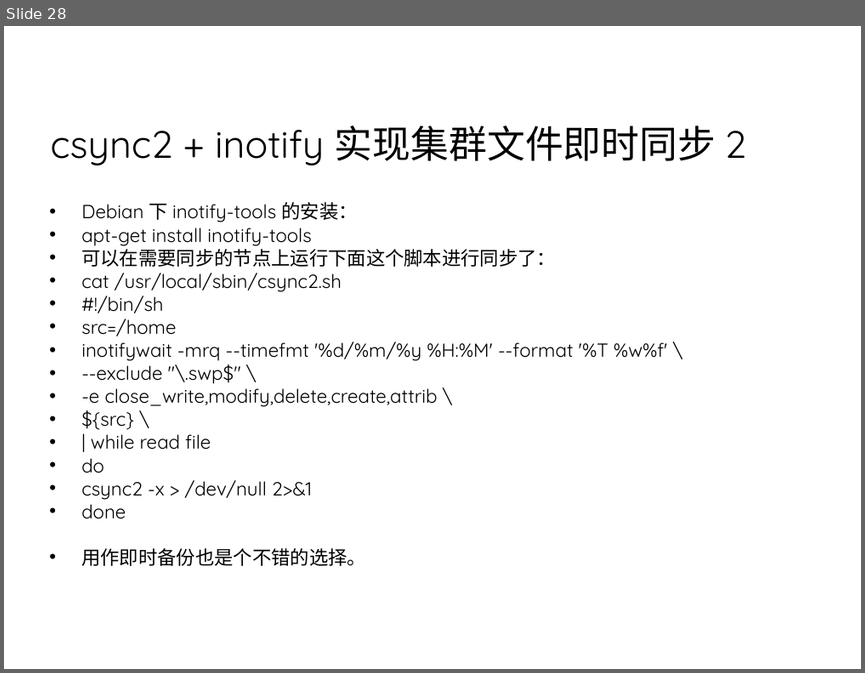
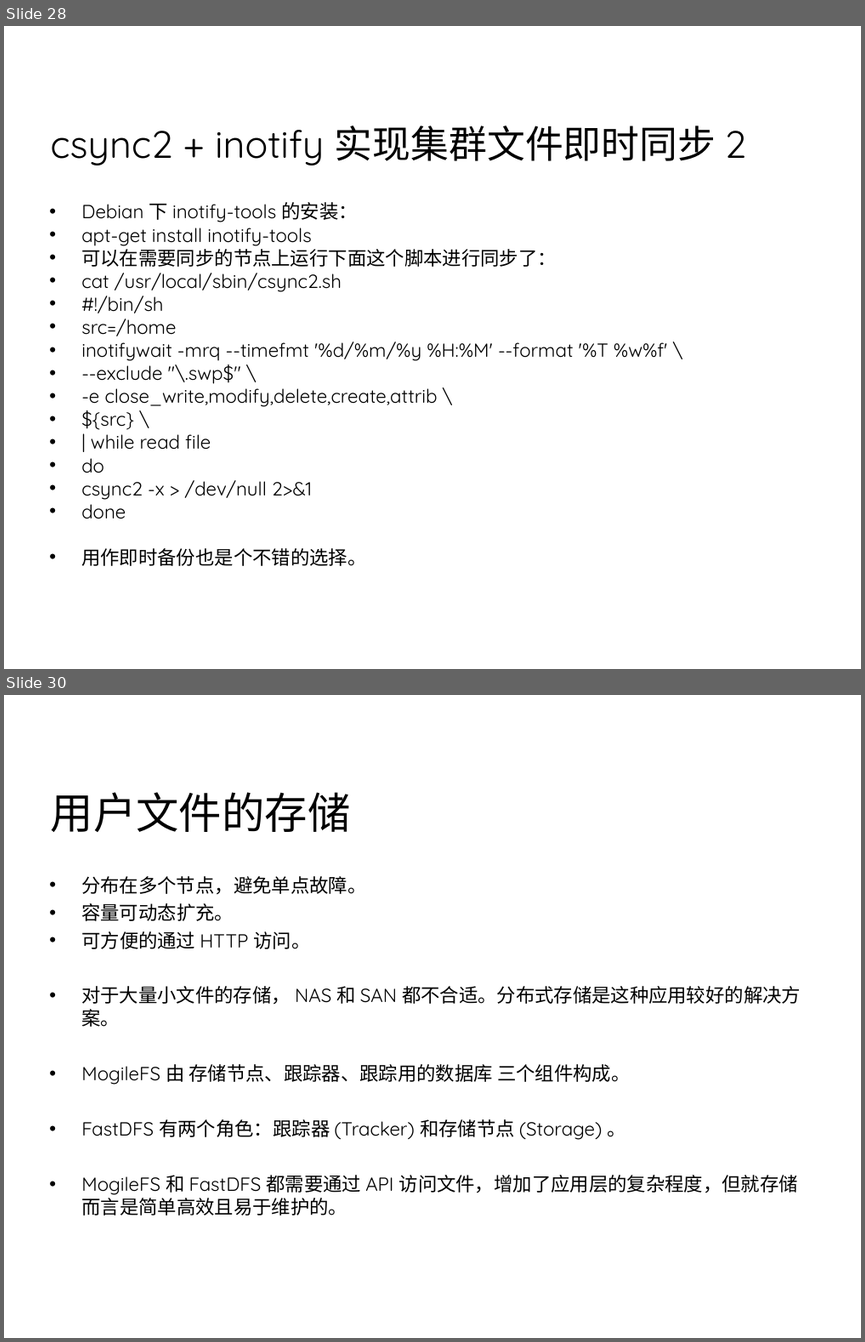
Before and after one commit to 7KjN3mHq/bluedata, a slide deck: system/01总览/架构/网站集群架构.ppt. Shown one above the other, each under a label of ours: slide 28 before the commit, slides 28 and 30 after it; the slides between them are not shown. The pictures are 865x673 and 865x1342 pixels, drawn with LibreOffice and Linux fonts; fonts in the diff are those of the drawing; background and template pictures are left out. Boxes give left, top, right and bottom in pixels: in the first picture for what was removed or moved away, otherwise in the second. Text is boxed around its words. In the diff, an @@ line names an element or a change of style, - is before the commit and + after.

```diff
--- a/system/01总览/架构/网站集群架构.ppt
+++ b/system/01总览/架构/网站集群架构.ppt
@@ slide 30 added at [4, 695, 861, 1338], background picture (left out) @@
@@ title added at [51, 792, 351, 832], 36 pt, text #000000 @@
+用户文件的存储
@@ text added at [81, 876, 800, 1215], 16 pt, text #000000 @@
+• 分布在多个节点，避免单点故障。
+• 容量可动态扩充。
+• 可方便的通过 HTTP 访问。
+• 对于大量小文件的存储， NAS 和 SAN 都不合适。分布式存储是这种应用较好的解决方案。
+• MogileFS 由 存储节点、跟踪器、跟踪用的数据库 三个组件构成。
+• FastDFS 有两个角色：跟踪器 (Tracker) 和存储节点 (Storage) 。
+• MogileFS 和 FastDFS 都需要通过 API 访问文件，增加了应用层的复杂程度，但就存储而言是简单高效且易于维护的。
```
Also in this commit, not shown: 4 slides changed, 5 other slides added, 5 other files.
